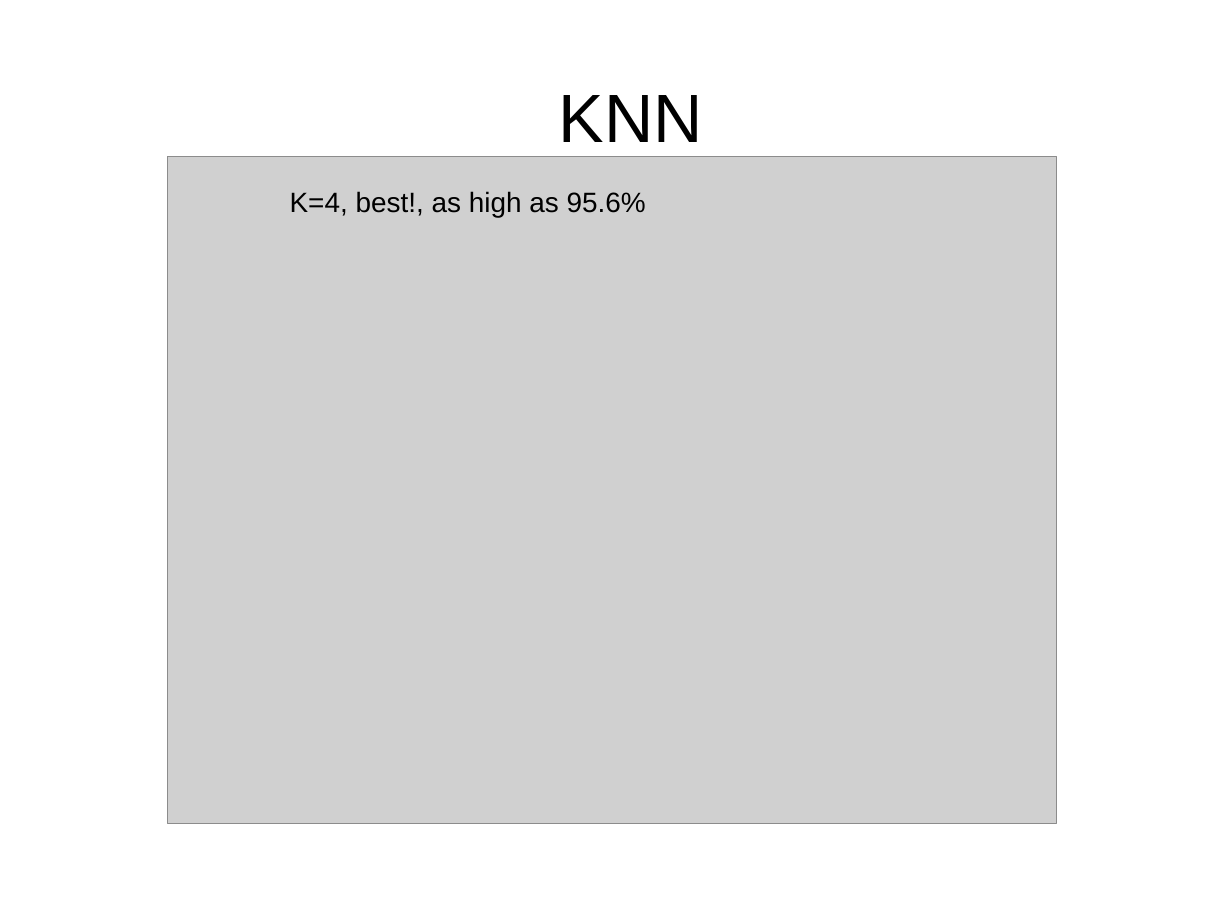
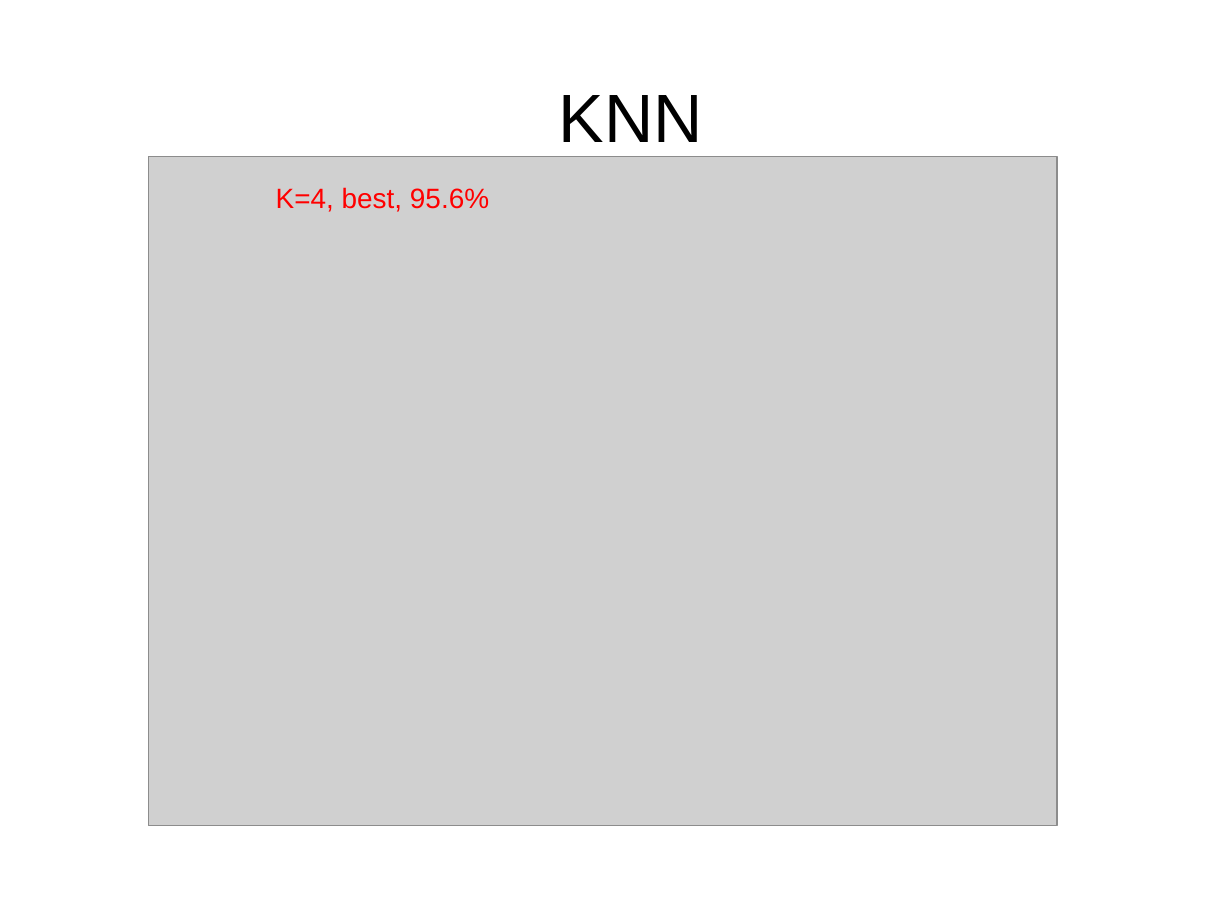
Before and after one commit to jsxcool/DigitRecognize, a slide deck: slide 9 of 695ppt 1.pptx (slide 8 before the commit). Drawn at 1232x924 pixels with LibreOffice and Linux fonts; fonts in the diff are those of the drawing; grey boxes stand for pictures; background and template pictures are left out. Boxes give left, top, right and bottom in pixels: in the first picture for what was removed or moved away, otherwise in the second. Text is boxed around its words. In the diff, an @@ line names an element or a change of style, - is before the commit and + after.

```diff
--- a/695ppt 1.pptx
+++ b/695ppt 1.pptx
@@ picture: place and size @@
-picture at [168, 157, 1058, 824]
+picture at [149, 157, 1058, 826]
@@ text at [276, 187, 489, 212]: text changed; text colour #000000 to #FF0000 @@
-K=4, best!, as high as 95.6%
+K=4, best, 95.6%
```
Also in this commit, not shown: 6 other slides changed, 1 slide added, 1 slide removed.
